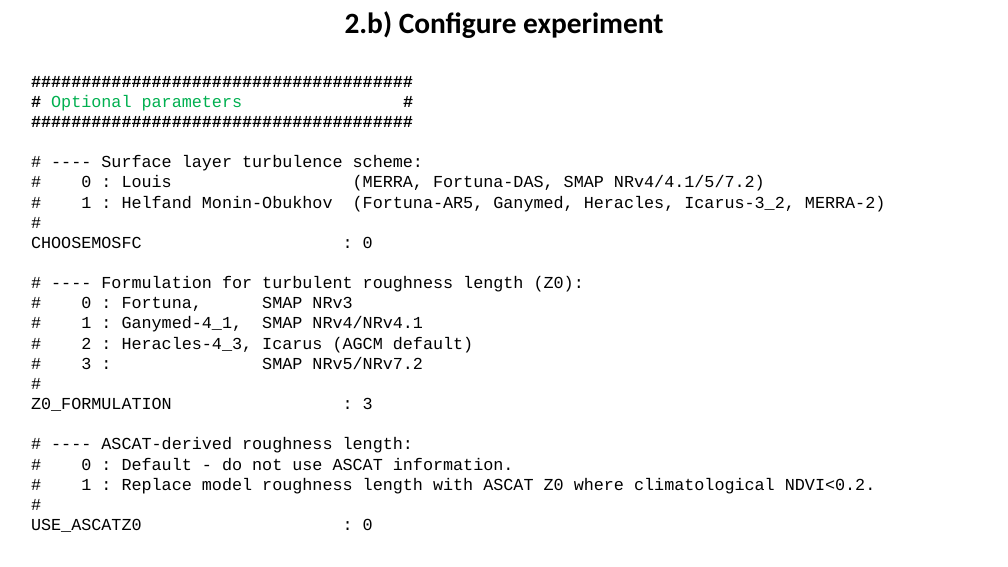
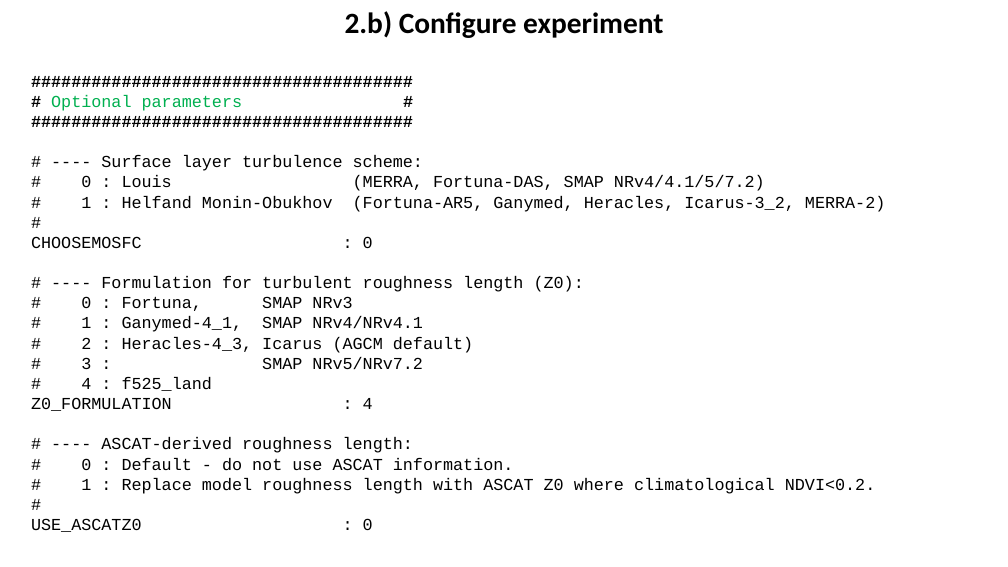
Before and after one commit to GEOS-ESM/GEOSldas, a slide deck: slide 12 of src/Applications/LDAS_App/doc/GEOSldas-tutorial.pptx. Drawn at 1008x567 pixels with LibreOffice and Linux fonts; fonts in the diff are those of the drawing. Boxes give left, top, right and bottom in pixels: in the first picture for what was removed or moved away, otherwise in the second. Text is boxed around its words. In the diff, an @@ line names an element or a change of style, - is before the commit and + after.

```diff
--- a/src/Applications/LDAS_App/doc/GEOSldas-tutorial.pptx
+++ b/src/Applications/LDAS_App/doc/GEOSldas-tutorial.pptx
@@ text at (31, 377, 373, 411): text changed @@
-#
-Z0_FORMULATION : 3
+# 4 : f525_land
+Z0_FORMULATION : 4
```
Also in this commit, not shown: 6 other slides changed, 3 other files.
